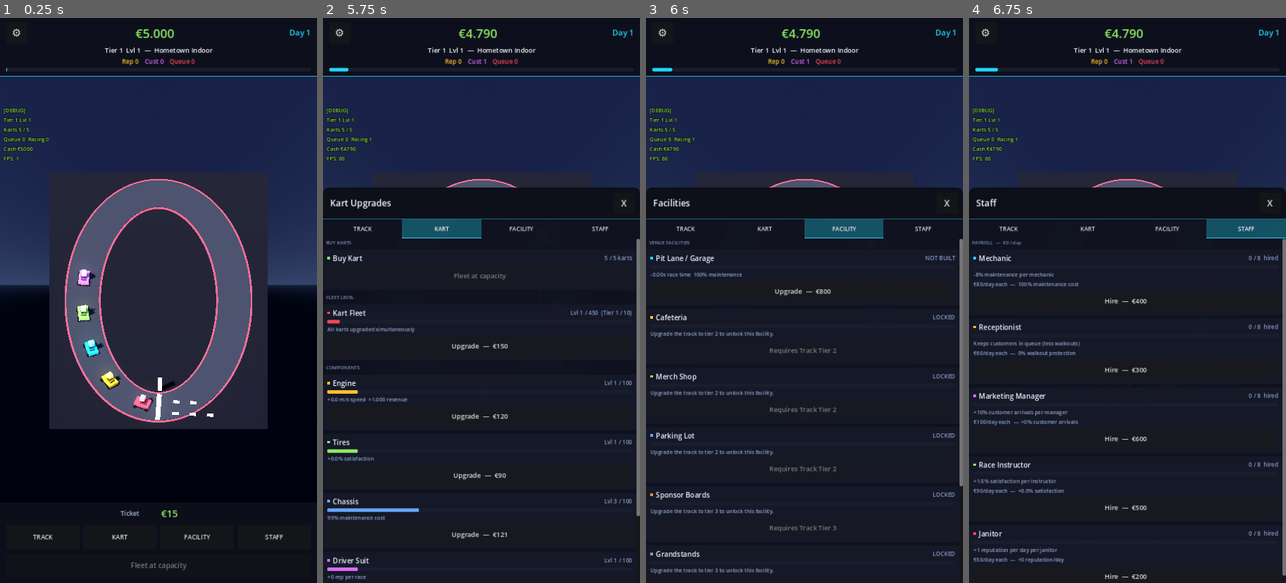
Above: before the commit, frames 1-4 (left to right).
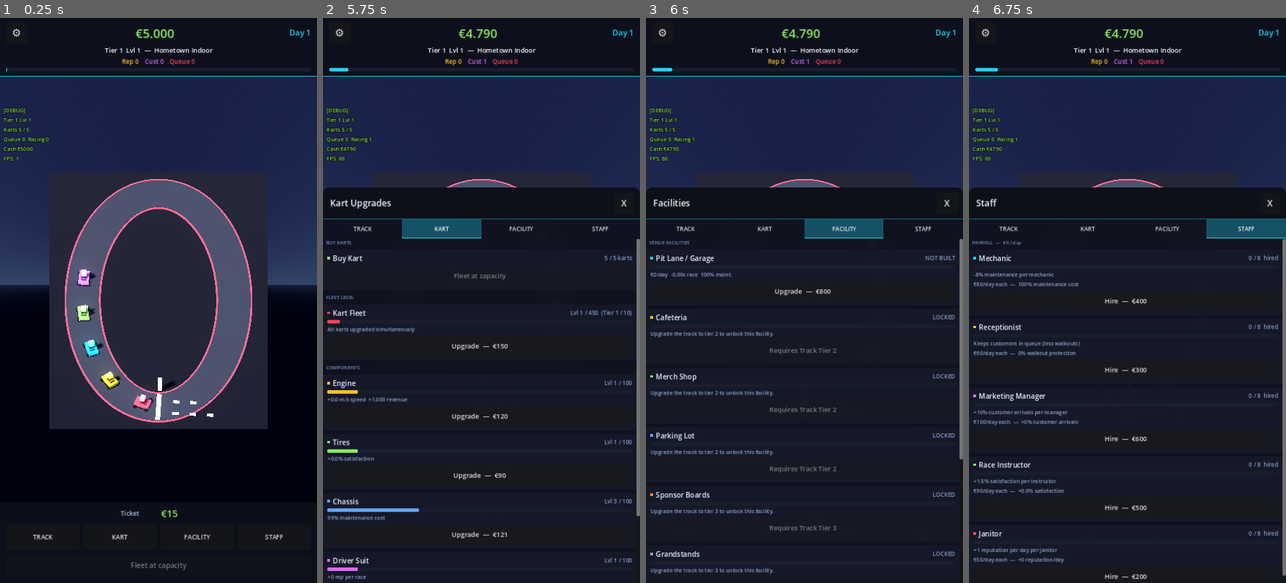
Above: after the commit, the same moments.

Repository: huubvreeker-create/Tycoon
Game: Godot game, scene res://scenes/main.tscn
Two runs of this game, one before a commit and one after it. Both use one fixed random seed, a clock stepped at 60 frames per second and the inputs below.
Inputs:
- Up to frame 1 (0.25 s): no input
- Up to frame 2 (5.75 s): click "⚙" at 0.5 s; click "TRACK" at 1.25 s; click "KART" at 2 s; click "FACILITY" at 2.75 s; click "STAFF" at 3.5 s; click "TRACK" at 4.25 s; click "KART" at 5 s
- Up to frame 3 (6 s): click "FACILITY" at 5.75 s
- Up to frame 4 (6.75 s): click "STAFF" at 6.5 s

Frames 1-2 are identical in both runs. In frame 3, 0.2% of the frame differs, in the area x 1-100%, y 44-83%; in frame 4, nothing differs.

Commit message:
Every facility earns + parking is a hard cap + Marketing Tower
systems/facilities.gd:
* Every facility now contributes daily passive income so upgrading
  any of them is worthwhile:
    - pit_lane_daily_income(): 40 × lvl × 1.04^lvl  (paddock svcs)
    - lounge_daily_income(): 80 × lvl × 1.045^lvl  (VIP fees)
    - lighting_daily_income(): 25 × lvl × 1.04^lvl (night events)
  All three rolled into total_daily_passive_income() alongside
  merch / sponsor / grandstand.
* PARKING IS A HARD CAP: parking_arrival_multiplier replaced with
  parking_visitor_capacity() = 12 + level × 4. The lot caps the
  number of simultaneous visitors at the venue — full = no new
  cars / customers until somebody finishes their race.
* NEW Marketing Tower facility:
    build cost €700, unlock tier 3, MAX_LEVEL 100,
    marketing_arrival_multiplier() = 1 + level × 0.06
    Stacks multiplicatively with marketing-manager staff so both
    the staff hire AND the building feed each other.
* All effect-text strings updated to surface the new income lines.

scripts/track.gd:
* _tick_arrivals now early-returns if visitor_count >=
  Facilities.parking_visitor_capacity(), enforcing the parking
  cap. Then the arrival rate uses Marketing Tower instead of the
  old parking multiplier.

scripts/facility_visuals.gd:
* New _build_marketing renders a tall metal pole with a glowing
  emissive billboard at the top, pointed at the venue centre.
  From level 4 a second perpendicular side-board appears so the
  tower has visual presence at higher levels. Sits at the (+X, +Z)
  corner so it doesn't fight any other facility for space.
* Click target covers the entire tower volume.

systems/save_manager.gd:
* marketing_level included in serialise / deserialise / reset.

ui/upgrade_popup.gd:
* Orange dot for the marketing row in the FACILITY tab.

https://claude.ai/code/session_01Sbv8ExRy1Fimm5caf9TfDv

Diff:
--- a/scripts/facility_visuals.gd
+++ b/scripts/facility_visuals.gd
@@ -16,6 +16,7 @@
 const _MERCH_COLOR      := Color(0.55, 0.92, 0.38)
 const _GRANDSTAND_COLOR := Color(0.65, 0.55, 0.78)
 const _PARKING_COLOR    := Color(0.40, 0.65, 1.00)
+const _MARKETING_COLOR  := Color(1.00, 0.40, 0.20)
 const _SPONSOR_COLORS := [
 	Color(0.96, 0.27, 0.36),
 	Color(0.99, 0.75, 0.18),
@@ -80,6 +81,7 @@
 		"lighting":       _build_lighting(holder, level)
 		"grandstand":     _build_grandstand(holder, level)
 		"parking":        _build_parking(holder, level)
+		"marketing":      _build_marketing(holder, level)
 
 
 # ---------------------------------------------------------------------------
@@ -681,3 +683,73 @@
 	_add_facility_click_area(parent, "parking",
 		Vector3(center.x, 1.0, center.z),
 		Vector3(lot_w + 1.0, 2.0, lot_d + 1.0))
+
+
+func _build_marketing(parent: Node3D, level: int) -> void:
+	# Marketing tower: tall pole with a glowing billboard at the top.
+	# Sits at the (+X, +Z) corner, away from cafeteria / merch / pit
+	# / lounge / parking. Pole + billboard scale with level.
+	var rx := _track_rx()
+	var rz := _track_rz()
+	var pole_h: float = 5.5 + float(level) * 0.35
+	var pos := Vector3(rx + 4.0, 0.0, rz + 4.0)
+
+	# Pole (dark metal)
+	var pole := MeshInstance3D.new()
+	pole.name = "Pole"
+	var pole_mesh := BoxMesh.new()
+	pole_mesh.size = Vector3(0.30, pole_h, 0.30)
+	pole.mesh = pole_mesh
+	var pole_mat := StandardMaterial3D.new()
+	pole_mat.albedo_color = Color(0.18, 0.18, 0.22)
+	pole_mat.metallic = 0.6
+	pole_mat.roughness = 0.5
+	pole.material_override = pole_mat
+	pole.position = pos + Vector3(0, pole_h * 0.5, 0)
+	parent.add_child(pole)
+
+	# Billboard (emissive — looks like an LED display).
+	var bw: float = 3.0 + float(level) * 0.15
+	var bh: float = 1.8 + float(level) * 0.08
+	var board := MeshInstance3D.new()
+	board.name = "Billboard"
+	var board_mesh := BoxMesh.new()
+	board_mesh.size = Vector3(bw, bh, 0.20)
+	board.mesh = board_mesh
+	var board_mat := StandardMaterial3D.new()
+	board_mat.albedo_color = _MARKETING_COLOR
+	board_mat.emission_enabled = true
+	board_mat.emission = _MARKETING_COLOR
+	board_mat.emission_energy_multiplier = 1.6 + float(level) * 0.02
+	board.material_override = board_mat
+	board.position = pos + Vector3(0, pole_h + bh * 0.5, 0)
+	# Aim the billboard face toward the centre of the venue so it
+	# always reads correctly from above.
+	var to_centre: Vector3 = (-pos).normalized()
+	board.rotation.y = atan2(to_centre.x, to_centre.z)
+	parent.add_child(board)
+
+	# Side panel (a second smaller billboard at 90° on the same pole
+	# — gives the tower visual presence at higher levels).
+	if level >= 4:
+		var side_w: float = bw * 0.65
+		var side_h: float = bh * 0.55
+		var side := MeshInstance3D.new()
+		side.name = "SideBoard"
+		var side_mesh := BoxMesh.new()
+		side_mesh.size = Vector3(side_w, side_h, 0.18)
+		side.mesh = side_mesh
+		var side_mat := StandardMaterial3D.new()
+		side_mat.albedo_color = _MARKETING_COLOR.lightened(0.25)
+		side_mat.emission_enabled = true
+		side_mat.emission = _MARKETING_COLOR
+		side_mat.emission_energy_multiplier = 1.2
+		side.material_override = side_mat
+		side.position = pos + Vector3(0, pole_h + bh * 0.4, 0)
+		side.rotation.y = atan2(to_centre.x, to_centre.z) + PI * 0.5
+		parent.add_child(side)
+
+	# Click target covers the whole tower volume.
+	_add_facility_click_area(parent, "marketing",
+		pos + Vector3(0, (pole_h + bh) * 0.5, 0),
+		Vector3(maxf(bw, 1.0) + 0.6, pole_h + bh + 0.6, maxf(bw, 1.0) + 0.6))
--- a/scripts/track.gd
+++ b/scripts/track.gd
@@ -679,11 +679,17 @@
 
 # --- Customer simulation ---------------------------------------------------
 func _tick_arrivals(delta: float) -> void:
+	# HARD CAP: parking lot caps simultaneous visitors. If the lot is
+	# full, no new cars / customers can arrive until somebody finishes
+	# their race and leaves.
+	var visitor_count: int = queue.size() + racing.size()
+	if visitor_count >= Facilities.parking_visitor_capacity():
+		return
 	var base_interval: float = maxf(1.6, 4.0 - GameManager.reputation * 0.02)
-	# Marketing staff, parking capacity and daily events all scale the
-	# arrival interval (more rate = shorter interval = faster arrivals).
+	# Marketing staff + Marketing Tower + daily events scale the arrival
+	# interval (more rate = shorter interval = faster arrivals).
 	var rate: float = Staff.marketing_arrival_multiplier() \
-		* Facilities.parking_arrival_multiplier() \
+		* Facilities.marketing_arrival_multiplier() \
 		* DailyEvents.arrival_multiplier_today
 	var interval: float = base_interval / maxf(rate, 0.1)
 	_arrival_timer += delta
--- a/systems/facilities.gd
+++ b/systems/facilities.gd
@@ -16,6 +16,7 @@
 	"lighting":      700.0,
 	"grandstand":    600.0,
 	"parking":       450.0,
+	"marketing":     700.0,
 }
 
 # Track-tier required to BUILD or UPGRADE each facility. Locked facilities
@@ -28,6 +29,7 @@
 	"parking":        2,
 	"sponsor_boards": 3,
 	"grandstand":     3,
+	"marketing":      3,
 	"lounge":         4,
 	"lighting":       5,
 }
@@ -41,17 +43,19 @@
 	"lighting":       "Lighting Rigs",
 	"grandstand":     "Grandstands",
 	"parking":        "Parking Lot",
+	"marketing":      "Marketing Tower",
 }
 
 const _DESCRIPTIONS := {
 	"cafeteria":      "Food revenue per customer + satisfaction",
-	"pit_lane":       "Faster races + lower maintenance",
-	"lounge":         "VIP multiplier + reputation per race",
-	"merch_shop":     "Passive daily income",
+	"pit_lane":       "Pit revenue + faster races + lower maintenance",
+	"lounge":         "VIP fees + satisfaction + reputation per race",
+	"merch_shop":     "Passive daily income from merchandise",
 	"sponsor_boards": "Sponsor revenue every day",
-	"lighting":       "Night atmosphere + revenue multiplier",
+	"lighting":       "Night-event income + revenue multiplier",
 	"grandstand":     "Spectator income + reputation per race",
-	"parking":        "More parking spaces → more daily visitors",
+	"parking":        "Caps simultaneous visitors — full = no new arrivals",
+	"marketing":      "Promote the venue → more visitors per day",
 }
 
 var cafeteria_level:      int = 0
@@ -62,6 +66,7 @@
 var lighting_level:       int = 0
 var grandstand_level:     int = 0
 var parking_level:        int = 0
+var marketing_level:      int = 0
 
 
 # --- Effects ----------------------------------------------------------------
@@ -79,6 +84,10 @@
 func pit_lane_maintenance_multiplier() -> float:
 	return maxf(0.10, 1.0 - pit_lane_level * 0.012)
 
+func pit_lane_daily_income() -> int:
+	# Pit operations + paddock services bring in steady cash.
+	return int(round(40.0 * pit_lane_level * pow(1.04, float(pit_lane_level))))
+
 func lounge_satisfaction_bonus() -> float:
 	return minf(0.40, lounge_level * 0.005)
 
@@ -87,6 +96,10 @@
 	@warning_ignore("integer_division")
 	return lounge_level / 4
 
+func lounge_daily_income() -> int:
+	# VIP membership + corporate hospitality fees.
+	return int(round(80.0 * lounge_level * pow(1.045, float(lounge_level))))
+
 func merch_daily_income() -> int:
 	# Compounds — endgame merch shop is a major income source.
 	return int(round(50.0 * merch_shop_level * pow(1.04, float(merch_shop_level))))
@@ -98,6 +111,10 @@
 	# Compounds: +1% per level, multiplicative with engine.
 	return pow(1.01, float(lighting_level))
 
+func lighting_daily_income() -> int:
+	# Night-event ticket premium / floodlit extra hours.
+	return int(round(25.0 * lighting_level * pow(1.04, float(lighting_level))))
+
 func grandstand_daily_income() -> int:
 	return int(round(40.0 * grandstand_level * pow(1.04, float(grandstand_level))))
 
@@ -105,18 +122,28 @@
 	@warning_ignore("integer_division")
 	return grandstand_level / 5
 
-func parking_arrival_multiplier() -> float:
-	# Each parking level adds +5% to the customer arrival rate
-	# (caps the gain at +200% so it doesn't dominate the simulation).
-	return minf(3.0, 1.0 + parking_level * 0.05)
+func parking_visitor_capacity() -> int:
+	# Hard cap on simultaneous visitors at the venue. Free baseline
+	# is a small street-parking spot; each level adds 4 more spaces.
+	return 12 + parking_level * 4
+
+func marketing_arrival_multiplier() -> float:
+	# Each marketing tower level adds +6% to the arrival rate. Stacks
+	# multiplicatively with marketing-manager staff.
+	return 1.0 + marketing_level * 0.06
 
 func total_daily_passive_income() -> int:
-	return merch_daily_income() + sponsor_daily_income() + grandstand_daily_income()
+	return merch_daily_income() \
+		+ sponsor_daily_income() \
+		+ grandstand_daily_income() \
+		+ pit_lane_daily_income() \
+		+ lounge_daily_income() \
+		+ lighting_daily_income()
 
 
 # --- API --------------------------------------------------------------------
 func facility_names() -> Array[String]:
-	return ["pit_lane", "cafeteria", "merch_shop", "parking", "sponsor_boards", "grandstand", "lounge", "lighting"]
+	return ["pit_lane", "cafeteria", "merch_shop", "parking", "sponsor_boards", "grandstand", "marketing", "lounge", "lighting"]
 
 func display_name(facility: String) -> String:
 	return _NAMES.get(facility, facility)
@@ -134,6 +161,7 @@
 		"lighting":       return lighting_level
 		"grandstand":     return grandstand_level
 		"parking":        return parking_level
+		"marketing":      return marketing_level
 	return 0
 
 func required_track_tier(facility: String) -> int:
@@ -175,6 +203,7 @@
 		"lighting":       lighting_level       += 1
 		"grandstand":     grandstand_level     += 1
 		"parking":        parking_level        += 1
+		"marketing":      marketing_level      += 1
 	EventBus.facility_upgraded.emit(facility, get_level(facility))
 	return true
 
@@ -186,12 +215,14 @@
 				cafeteria_satisfaction_bonus() * 100.0
 			]
 		"pit_lane":
-			return "-%.2fs race time  %.0f%% maintenance" % [
+			return "€%d/day  -%.2fs race  %.0f%% maint." % [
+				pit_lane_daily_income(),
 				pit_lane_race_time_reduction(),
 				pit_lane_maintenance_multiplier() * 100.0
 			]
 		"lounge":
-			return "+%.1f%% satisfaction  +%d rep/race" % [
+			return "€%d/day  +%.1f%% sat.  +%d rep/race" % [
+				lounge_daily_income(),
 				lounge_satisfaction_bonus() * 100.0,
 				lounge_reputation_per_race()
 			]
@@ -200,14 +231,19 @@
 		"sponsor_boards":
 			return "€%d sponsor income/day" % [sponsor_daily_income()]
 		"lighting":
-			return "+%.1f%% revenue multiplier" % [lighting_revenue_multiplier() * 100.0 - 100.0]
+			return "€%d/day  +%.1f%% revenue mult." % [
+				lighting_daily_income(),
+				lighting_revenue_multiplier() * 100.0 - 100.0
+			]
 		"grandstand":
 			return "€%d/day  +%d rep/race" % [
 				grandstand_daily_income(),
 				grandstand_reputation_per_race()
 			]
 		"parking":
+			return "%d simultaneous visitors max" % [parking_visitor_capacity()]
+		"marketing":
 			return "+%.0f%% customer arrivals" % [
-				(parking_arrival_multiplier() - 1.0) * 100.0
+				(marketing_arrival_multiplier() - 1.0) * 100.0
 			]
 	return ""
--- a/systems/save_manager.gd
+++ b/systems/save_manager.gd
@@ -142,6 +142,7 @@
 			"lighting":       Facilities.lighting_level,
 			"grandstand":     Facilities.grandstand_level,
 			"parking":        Facilities.parking_level,
+			"marketing":      Facilities.marketing_level,
 		},
 		"staff": Staff.counts.duplicate(),
 		"daily_events": {
@@ -191,6 +192,7 @@
 		Facilities.lighting_level       = int(f.get("lighting", 0))
 		Facilities.grandstand_level     = int(f.get("grandstand", 0))
 		Facilities.parking_level        = int(f.get("parking", 0))
+		Facilities.marketing_level      = int(f.get("marketing", 0))
 	if data.has("staff"):
 		var st: Dictionary = data["staff"]
 		for role: String in Staff.role_names():
@@ -313,6 +315,7 @@
 	Facilities.lighting_level = 0
 	Facilities.grandstand_level = 0
 	Facilities.parking_level = 0
+	Facilities.marketing_level = 0
 	# Staff
 	for role: String in Staff.role_names():
 		Staff.counts[role] = 0
--- a/ui/upgrade_popup.gd
+++ b/ui/upgrade_popup.gd
@@ -202,6 +202,7 @@
 		"lighting":       Color(0.95, 0.95, 0.60),
 		"grandstand":     Color(0.65, 0.55, 0.78),
 		"parking":        Color(0.40, 0.65, 1.00),
+		"marketing":      Color(1.00, 0.40, 0.20),
 	}
 	var current_tier: int = _track.track_tier()
 	for fac: String in Facilities.facility_names():
